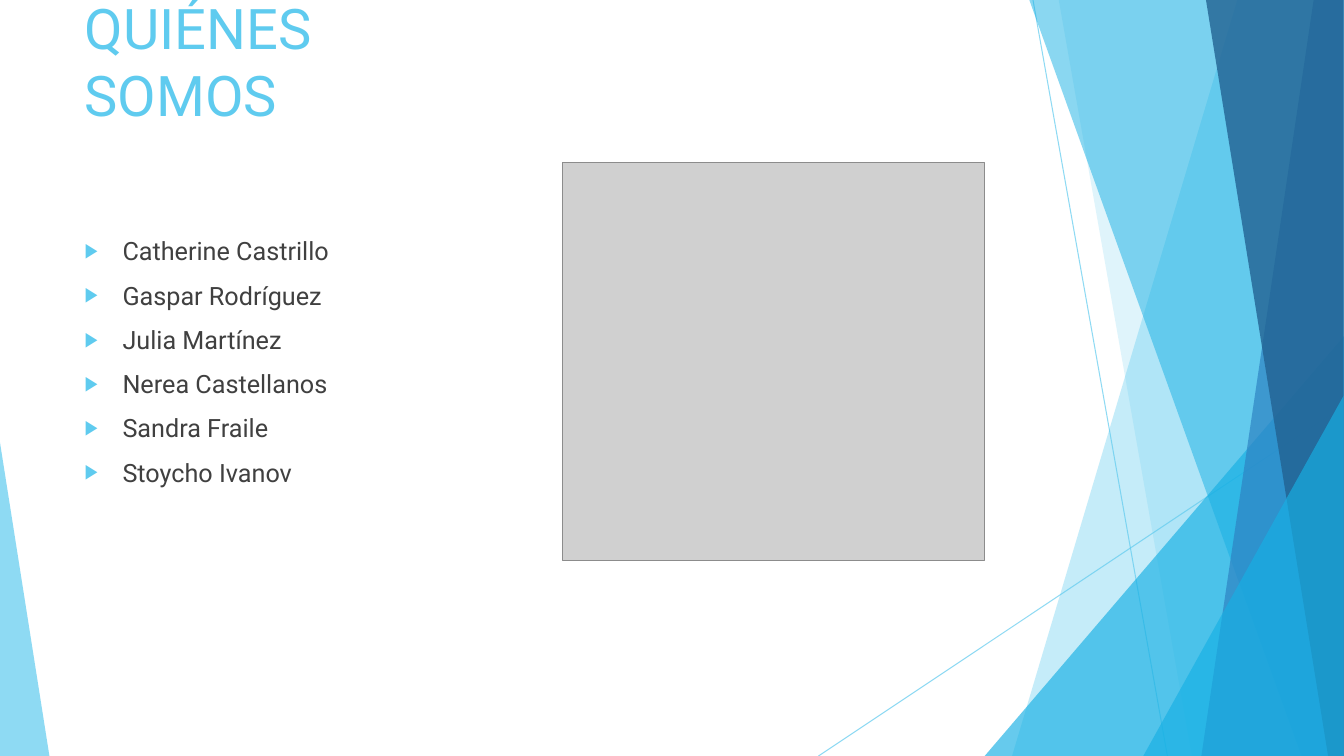
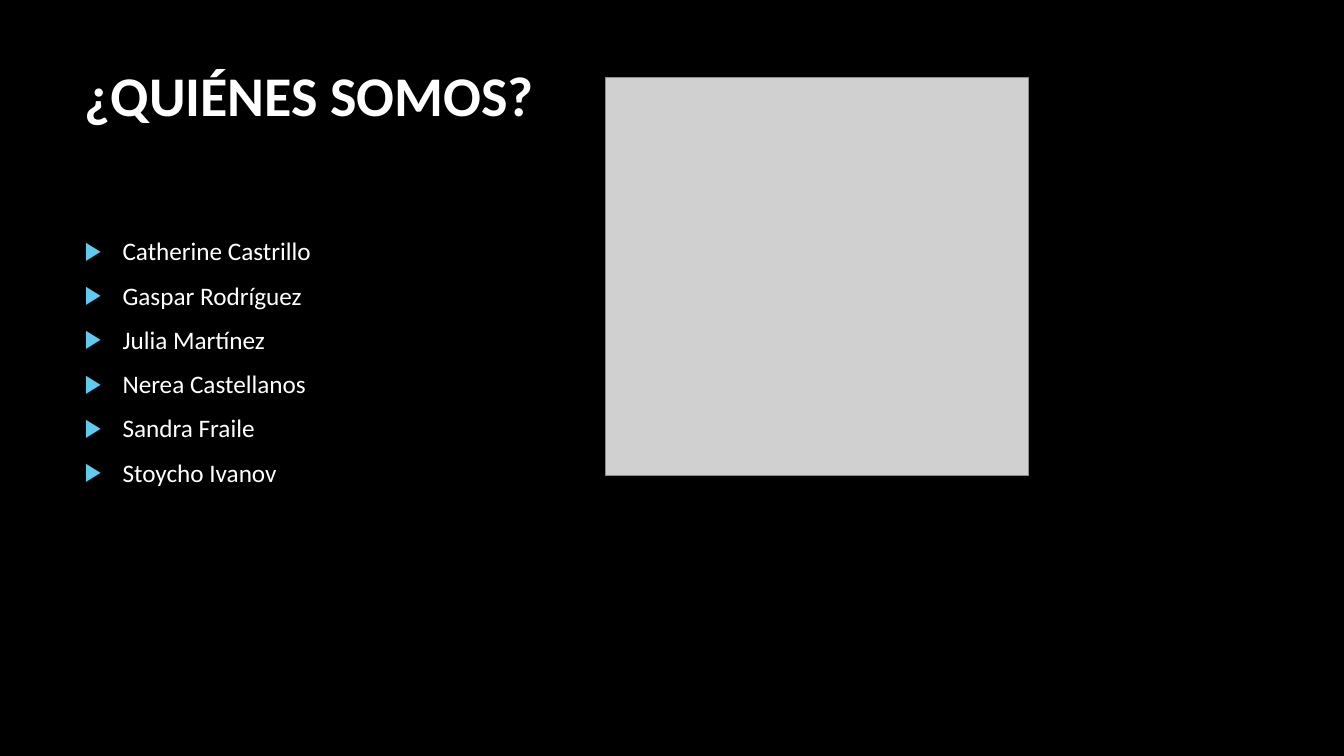
Before and after one commit to srivanov/Vesper, a slide deck: slide 2 of Documentos/PM/presentación_hito1.pptx. Drawn at 1344x756 pixels with LibreOffice and Linux fonts; fonts in the diff are those of the drawing; grey boxes stand for pictures; background and template pictures are left out. Boxes give left, top, right and bottom in pixels: in the first picture for what was removed or moved away, otherwise in the second. Text is boxed around its words. In the diff, an @@ line names an element or a change of style, - is before the commit and + after.

```diff
--- a/Documentos/PM/presentación_hito1.pptx
+++ b/Documentos/PM/presentación_hito1.pptx
@@ background #FFFFFF to picture (left out) @@
@@ title at (85, 69, 533, 126): text changed; font Roboto to Calibri; text colour #5FCBEF to #FFFFFF; bold on @@
-QUIÉNES SOMOS
+¿QUIÉNES SOMOS?
@@ picture: place and size @@
-picture at (563, 162, 985, 561)
+picture at (606, 78, 1028, 476)
@@ text "Catherine Castrillo" at (123, 242, 311, 486): font Roboto to Calibri, text colour #404040 to #FFFFFF @@
@@ group removed at (0, 0, 1344, 756): 5 freeform shapes, 3 triangles, 2 lines @@
```
Also in this commit, not shown: 3 other slides changed, 1 slide added, 1 other file.
